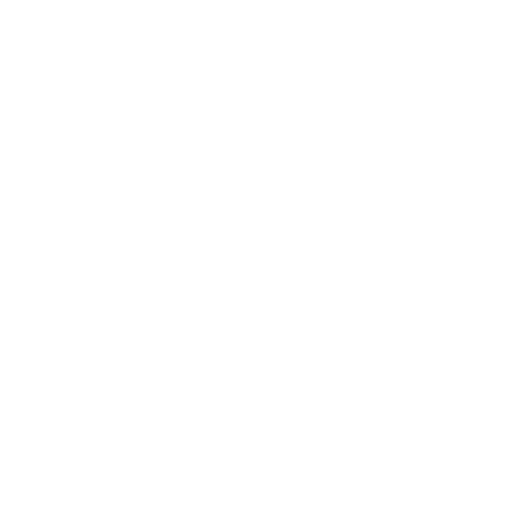
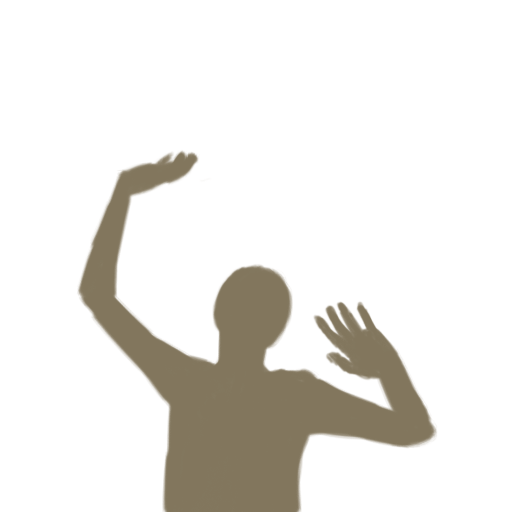
Before/after of a (512, 512) layered artwork. What changed in the layer stack:
hid "Capa 1", painted on it over [77, 175, 438, 512]
added layer "PersonOnFire" above "PersonOnFire0" over [77, 150, 438, 512]
